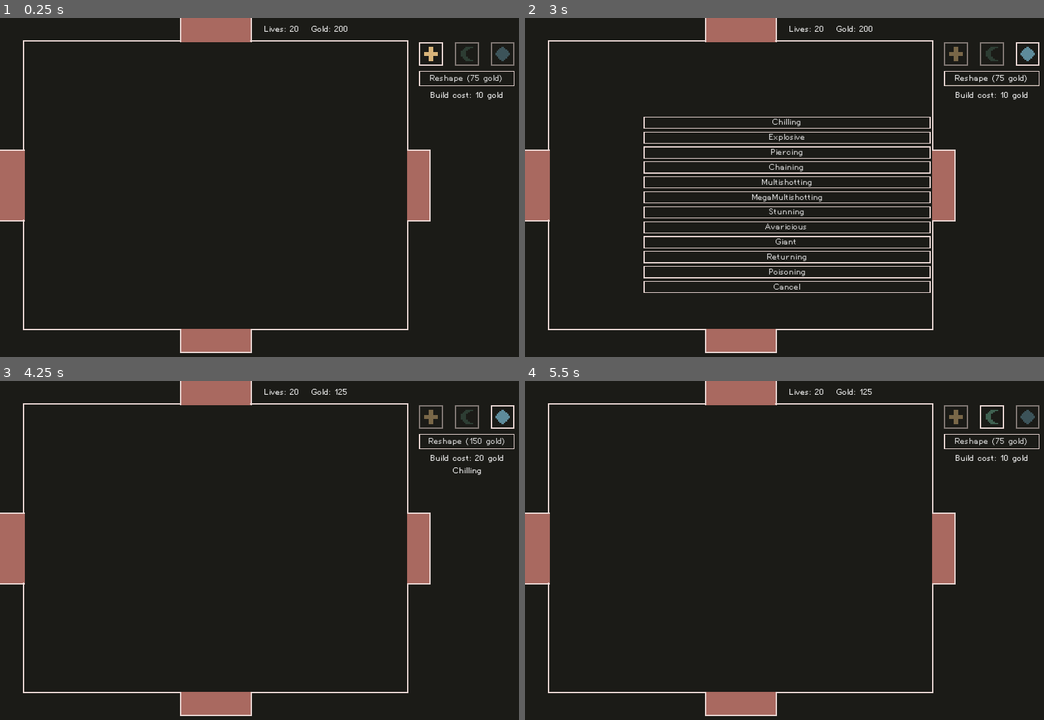
Above: before the commit, frames 1-4 (two rows, left to right).
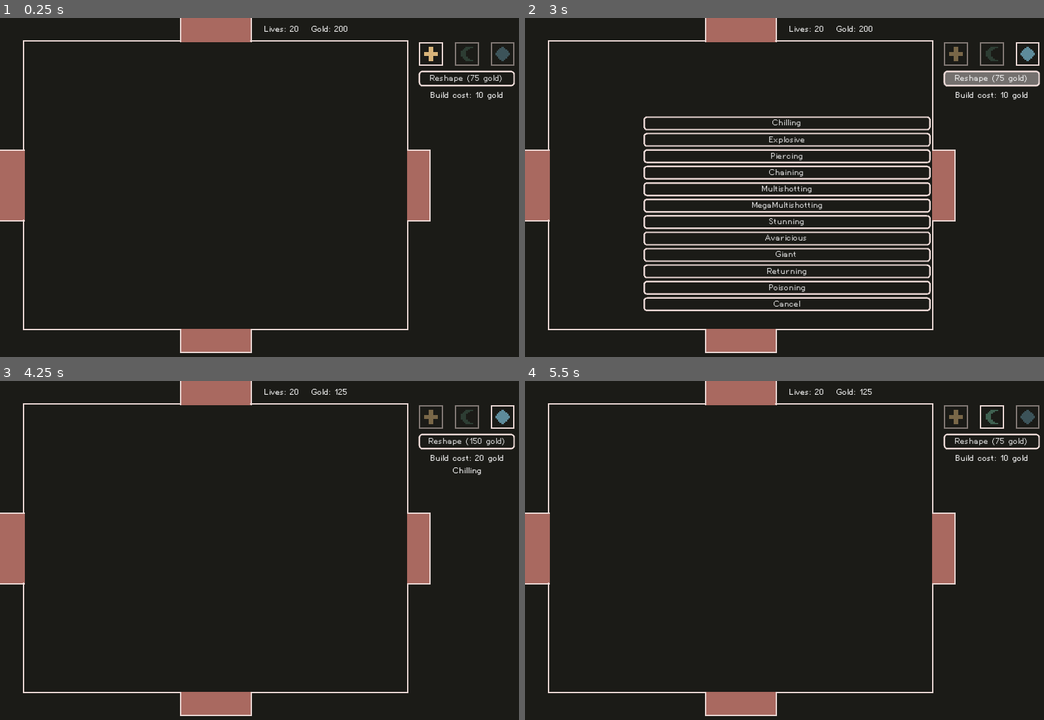
Above: after the commit, the same moments.

Repository: nolenroyalty/ReShape-TD
Game: Godot game, scene res://Main.tscn
Two runs of this game, one before a commit and one after it. Both use one fixed random seed, a clock stepped at 60 frames per second and the inputs below.
Inputs (mouse positions are in pixels of both pictures, inside the frame that each line leads up to):
- Up to frame 1 (0.25 s): no input
- Up to frame 2 (3 s): click (992, 55) at 0.5 s; click (955, 55) at 1.25 s; click (1028, 55) at 2 s; click "Reshape (75 gold)" at 2.75 s
- Up to frame 3 (4.25 s): click "Chilling" at 3.5 s
- Up to frame 4 (5.5 s): click "Reshape (150 gold)" at 4.25 s; click (992, 418) at 5 s

The runs differ from the first frame. In frame 1, 0.2% of the frame differs, in the area x 80-100%, y 15-21%; in frame 2, 12%, in the area x 22-100%, y 15-87%; in frame 3, 0.2%; in frame 4, 0.2%.

Commit message:
style tweaks, pane for 3-choice upgrade

Diff:
--- a/towers/Upgrades.gd
+++ b/towers/Upgrades.gd
@@ -49,10 +49,10 @@
 		T.CHAINS: stats.CHAINS = 2
 		T.LESSER_MULTIPROJ:
 			stats.PROJECTILES = 3
-			stats.DAMAGE_MULT = 0.75
+			stats.DAMAGE_MULT = 0.7
 		T.GREATER_MULTIPROJ:
 			stats.PROJECTILES = 5
-			stats.DAMAGE_MULT = 0.5
+			stats.DAMAGE_MULT = 0.45
 		T.STUNNING: stats.STUNS = true
 		T.BONUS_GOLD: stats.BONUS_GOLD = 0.25
 		T.GIANT_PROJ: stats.PROJECTILE_SIZE_MULT = 2.5
@@ -61,6 +61,13 @@
 
 	stats.upgrades.append(t)
 	return stats
+
+func excludes(t):
+	match t:
+		T.LESSER_MULTIPROJ: return [ T.GREATER_MULTIPROJ ]
+		T.GREATER_MULTIPROJ: return [ T.LESSER_MULTIPROJ ]
+		T.PIERCES: return [ T.CHAINS ]
+		T.CHAINS: return [ T.PIERCES ]
 
 func title(t):
 	match t:
@@ -79,18 +86,18 @@
 
 func description(t):
 	match t:
-		T.CHILLS: return "Slows enemies"
-		T.EXPLODES: return "Explodes on impact"
+		T.CHILLS: return "Projectiles have a high chance to slow enemies"
+		T.EXPLODES: return "Projectiles explode on impact"
 	#	T.BURNING_GROUND: return "Leaves burning ground that deals damage over time"
-		T.PIERCES: return "Pierces enemies"
-		T.CHAINS: return "Chains to nearby enemies"
-		T.LESSER_MULTIPROJ: return "Shoots 3 projectiles but does less damage"
-		T.GREATER_MULTIPROJ: return "Shoots 5 projectiles but does much less damage"
-		T.STUNNING: return "Has a chance to stun enemies on hit"
-		T.BONUS_GOLD: return "Gives 25% more gold for kills"
-		T.GIANT_PROJ: return "Shoots much larger projectiles"
-		T.RETURNS: return "Returns to the tower after hitting an enemy"
-		T.POISONS: return "Poisons enemies, dealing damage over time"
+		T.PIERCES: return "Projectiles pierce up to 2 enemies"
+		T.CHAINS: return "Projectiles chain to up to 2 nearby enemies"
+		T.LESSER_MULTIPROJ: return "Shoots 3 projectiles but does 30% less damage"
+		T.GREATER_MULTIPROJ: return "Shoots 5 projectiles but does 55% less damage"
+		T.STUNNING: return "Projectiles have a low chance to stun enemies"
+		T.BONUS_GOLD: return "Tower earns 25% more gold for kills"
+		T.GIANT_PROJ: return "Projectiles are much larger"
+		T.RETURNS: return "Projectiles return to the tower after hitting an enemy"
+		T.POISONS: return "Poisons enemies, dealing 50% of the tower's damage over time"
 
 class IndividualTower extends Node:
 	var LEVEL = 1
@@ -122,10 +129,17 @@
 	return state[shape].upgrades
 
 func possible_upgrades(shape):
+	# Add exclusions
 	var possible = []
+	var excluded = {}
+	for t in active_upgrades(shape):
+		for exclude in excludes(t):
+			excluded[exclude] = true
+
 	for t in all_upgrades():
-		if not (t in active_upgrades(shape)):
+		if not (t in active_upgrades(shape)) and not (t in excluded):
 			possible.append(t)
+
 	return possible
 
 func tower_cost(shape):
--- a/ui/IndividualTowerViewer.gd
+++ b/ui/IndividualTowerViewer.gd
@@ -17,9 +17,9 @@
 	header.text = "%s Tower (level %s)\n" % [name, stats.LEVEL]
 	values.text = "%.1f\n%s\n%s" % [ stats.attacks_per_second(), stats.DAMAGE, stats.RANGE_RADIUS]
 
-	sell_button.text = "Sell (%s gold)" % tower.sell_value
+	sell_button.text = " Sell (%s gold) " % tower.sell_value
 	var upgrade_cost = Upgrades.upgrade_cost(tower.my_shape, tower.my_stats)
-	level_up_button.text = "Level up (%s gold)" % upgrade_cost
+	level_up_button.text = " Level up (%s gold) " % upgrade_cost
 
 func we_have_enough_gold_for_upgrade():
 	return true
--- /dev/null
+++ b/ui/ReshapeUpgrade3Choice.gd
@@ -0,0 +1,60 @@
+extends Node2D
+
+signal chosen(shape, upgrade)
+signal cancelled(shape)
+
+onready var left = $Background/Choices/Left
+onready var right = $Background/Choices/Right
+onready var center = $Background/Choices/Center
+onready var title = $Background/Title
+onready var current = $Background/CurrentUpgrades
+onready var cancel = $Background/Cancel
+
+func on_button_pressed(shape, upgrade):
+	print("Chose %s for %s" % [Upgrades.title(upgrade), C.shape_name(shape)])
+	emit_signal("chosen", shape, upgrade)
+
+func cancelled(shape):
+	print("Cancelled upgrade for %s" % C.shape_name(shape))
+	emit_signal("cancelled", shape)
+
+func set_shape(shape):
+	var name = C.shape_name(shape).capitalize()
+	title.text = "Choose an upgrade for all %s towers" % name
+	var active = Upgrades.active_upgrades(shape)
+	if active.size() == 0:
+		current.text = "Already active upgrades: None"
+	else:
+		var l = []
+		for a in active:
+			l.append(C.title(a))
+		current.text = "Already active upgrades: %s" % ", ".join(l)
+
+	var rng = RandomNumberGenerator.new()
+	rng.randomize()
+	var possible = Upgrades.possible_upgrades(shape)
+	var chosen = []
+	for _i in range(3):
+		if len(possible) == 0:
+			# We've run out of choices
+			break
+		var choice = rng.randi_range(0, possible.size() - 1)
+		chosen.append(possible[choice])
+		possible.remove(choice)
+
+	if len(chosen) < 3:
+		# We've run out of choices
+		cancelled(shape)
+		return
+
+	left.set_upgrade_text(chosen[0])
+	right.set_upgrade_text(chosen[1])
+	center.set_upgrade_text(chosen[2])
+
+	left.connect("pressed", self, "on_button_pressed", [shape, chosen[0]])
+	right.connect("pressed", self, "on_button_pressed", [shape, chosen[1]])
+	center.connect("pressed", self, "on_button_pressed", [shape, chosen[2]])
+	cancel.connect("pressed", self, "cancelled", [shape])
+
+func _ready():
+	set_shape(C.SHAPE.CROSS)
--- /dev/null
+++ b/ui/ReshapeUpgrade3Choice.tscn
@@ -0,0 +1,65 @@
+[gd_scene load_steps=4 format=2]
+
+[ext_resource path="res://ui/UpgradeButton.tscn" type="PackedScene" id=1]
+[ext_resource path="res://ui/sprites/ninepatch-both.png" type="Texture" id=2]
+[ext_resource path="res://ui/ReshapeUpgrade3Choice.gd" type="Script" id=3]
+
+[node name="ReshapeUpgrade3Choice" type="Node2D"]
+script = ExtResource( 3 )
+
+[node name="Background" type="NinePatchRect" parent="."]
+margin_right = 416.0
+margin_bottom = 240.0
+texture = ExtResource( 2 )
+patch_margin_left = 1
+patch_margin_top = 1
+patch_margin_right = 1
+patch_margin_bottom = 1
+
+[node name="Choices" type="GridContainer" parent="Background"]
+anchor_left = 0.5
+anchor_top = 1.0
+anchor_right = 0.5
+anchor_bottom = 1.0
+margin_left = -202.0
+margin_top = -108.0
+margin_right = 202.0
+margin_bottom = -9.0
+custom_constants/hseparation = 10
+columns = 3
+
+[node name="Left" parent="Background/Choices" instance=ExtResource( 1 )]
+
+[node name="Center" parent="Background/Choices" instance=ExtResource( 1 )]
+margin_left = 138.0
+margin_right = 266.0
+
+[node name="Right" parent="Background/Choices" instance=ExtResource( 1 )]
+margin_left = 276.0
+margin_right = 404.0
+
+[node name="Title" type="Label" parent="Background"]
+anchor_right = 1.0
+margin_top = 7.0
+margin_bottom = 14.0
+text = "Choose an upgrade for all Cross towers"
+align = 1
+
+[node name="CurrentUpgrades" type="Label" parent="Background"]
+anchor_right = 1.0
+margin_left = 40.0
+margin_top = 38.0
+margin_right = -40.0
+margin_bottom = 112.0
+text = "Already active upgrades: Chill, Explosive"
+align = 1
+autowrap = true
+
+[node name="Cancel" type="Button" parent="Background"]
+anchor_left = 1.0
+anchor_right = 1.0
+margin_left = -16.0
+margin_top = 3.0
+margin_right = -3.0
+margin_bottom = 21.0
+text = "X"
--- a/ui/ReshapeUpgradePicker.tscn
+++ b/ui/ReshapeUpgradePicker.tscn
@@ -20,9 +20,9 @@
 
 [node name="Example1" type="Button" parent="VBoxContainer"]
 margin_right = 384.0
-margin_bottom = 16.0717
+margin_bottom = 18.0
 
 [node name="Example2" type="Button" parent="VBoxContainer"]
-margin_top = 20.0
+margin_top = 22.0
 margin_right = 384.0
-margin_bottom = 36.0717
+margin_bottom = 40.0
--- a/ui/Styles.tres
+++ b/ui/Styles.tres
@@ -1,46 +1,73 @@
-[gd_resource type="Theme" load_steps=9 format=2]
+[gd_resource type="Theme" load_steps=6 format=2]
 
-[ext_resource path="res://ui/sprites/ninepatch-disabled.png" type="Texture" id=1]
-[ext_resource path="res://ui/sprites/ninepatch-grey.png" type="Texture" id=2]
-[ext_resource path="res://ui/sprites/ninepatch-both.png" type="Texture" id=3]
-[ext_resource path="res://ui/sprites/ninepatch-plain.png" type="Texture" id=4]
+[sub_resource type="StyleBoxFlat" id=8]
+bg_color = Color( 0.105882, 0.105882, 0.0901961, 1 )
+border_width_left = 2
+border_width_top = 2
+border_width_right = 2
+border_width_bottom = 2
+border_color = Color( 0.341176, 0.337255, 0.278431, 1 )
+corner_radius_top_left = 4
+corner_radius_top_right = 4
+corner_radius_bottom_right = 4
+corner_radius_bottom_left = 4
 
-[sub_resource type="StyleBoxTexture" id=5]
-texture = ExtResource( 1 )
-region_rect = Rect2( 0, 0, 9, 9 )
-margin_left = 1.0
-margin_right = 1.0
-margin_top = 1.0
-margin_bottom = 1.0
+[sub_resource type="StyleBoxFlat" id=11]
+bg_color = Color( 0.6, 0.6, 0.6, 0 )
+border_width_left = 2
+border_width_top = 2
+border_width_right = 2
+border_width_bottom = 2
+border_color = Color( 1, 1, 1, 0 )
+corner_radius_top_left = 4
+corner_radius_top_right = 4
+corner_radius_bottom_right = 4
+corner_radius_bottom_left = 4
 
-[sub_resource type="StyleBoxTexture" id=1]
-texture = ExtResource( 4 )
-region_rect = Rect2( 0, 0, 9, 9 )
-margin_left = 1.16533
-margin_right = 1.16533
-margin_top = 1.03585
-margin_bottom = 1.03585
+[sub_resource type="StyleBoxFlat" id=9]
+bg_color = Color( 1, 1, 1, 0 )
+border_width_left = 2
+border_width_top = 2
+border_width_right = 2
+border_width_bottom = 2
+border_color = Color( 0.92549, 0.85098, 0.839216, 1 )
+corner_radius_top_left = 4
+corner_radius_top_right = 4
+corner_radius_bottom_right = 4
+corner_radius_bottom_left = 4
+shadow_color = Color( 0.815686, 0.784314, 0.784314, 0.490196 )
+shadow_size = 1
 
-[sub_resource type="StyleBoxTexture" id=3]
-texture = ExtResource( 2 )
-region_rect = Rect2( 0, 0, 9, 9 )
-margin_left = 1.0535
-margin_right = 1.0535
-margin_top = 1.0535
-margin_bottom = 1.31687
+[sub_resource type="StyleBoxFlat" id=7]
+bg_color = Color( 0.105882, 0.105882, 0.0901961, 1 )
+border_width_left = 2
+border_width_top = 2
+border_width_right = 2
+border_width_bottom = 2
+border_color = Color( 0.92549, 0.85098, 0.839216, 1 )
+corner_radius_top_left = 4
+corner_radius_top_right = 4
+corner_radius_bottom_right = 4
+corner_radius_bottom_left = 4
 
-[sub_resource type="StyleBoxTexture" id=4]
-texture = ExtResource( 3 )
-region_rect = Rect2( 1, 1, 7, 7 )
-margin_left = 1.51737
-margin_right = 1.83464
-margin_top = 2.20709
-margin_bottom = 1.96569
+[sub_resource type="StyleBoxFlat" id=12]
+bg_color = Color( 1, 1, 1, 0 )
+border_width_left = 2
+border_width_top = 2
+border_width_right = 2
+border_width_bottom = 2
+border_color = Color( 0.92549, 0.85098, 0.839216, 1 )
+corner_radius_top_left = 4
+corner_radius_top_right = 4
+corner_radius_bottom_right = 4
+corner_radius_bottom_left = 4
+shadow_color = Color( 0.423529, 0.411765, 0.411765, 0.490196 )
+shadow_size = 1
 
 [resource]
-Button/colors/font_color_disabled = Color( 0, 0, 0, 0.341176 )
-Button/styles/disabled = SubResource( 5 )
-Button/styles/focus = SubResource( 1 )
-Button/styles/hover = SubResource( 3 )
-Button/styles/normal = SubResource( 1 )
-Button/styles/pressed = SubResource( 4 )
+Button/colors/font_color_disabled = Color( 1, 1, 1, 0.341176 )
+Button/styles/disabled = SubResource( 8 )
+Button/styles/focus = SubResource( 11 )
+Button/styles/hover = SubResource( 9 )
+Button/styles/normal = SubResource( 7 )
+Button/styles/pressed = SubResource( 12 )
--- /dev/null
+++ b/ui/UpgradeButton.gd
@@ -0,0 +1,6 @@
+extends Button
+
+func set_upgrade_text(upgrade):
+	var title = Upgrades.title(upgrade)
+	var desc = Upgrades.description(upgrade)
+	$Label.text = "%s\n\n%s" % [title, desc]
--- /dev/null
+++ b/ui/UpgradeButton.tscn
@@ -0,0 +1,22 @@
+[gd_scene load_steps=2 format=2]
+
+[ext_resource path="res://ui/UpgradeButton.gd" type="Script" id=1]
+
+[node name="UpgradeButton" type="Button"]
+margin_right = 128.0
+margin_bottom = 96.0
+rect_min_size = Vector2( 128, 96 )
+script = ExtResource( 1 )
+
+[node name="Label" type="Label" parent="."]
+anchor_right = 1.0
+anchor_bottom = 1.0
+margin_left = 4.0
+margin_top = 2.0
+margin_right = -8.0
+margin_bottom = -2.0
+text = "Megamultishotting
+
+Shoots 5 projectiles but does 55% less damage"
+align = 1
+autowrap = true
